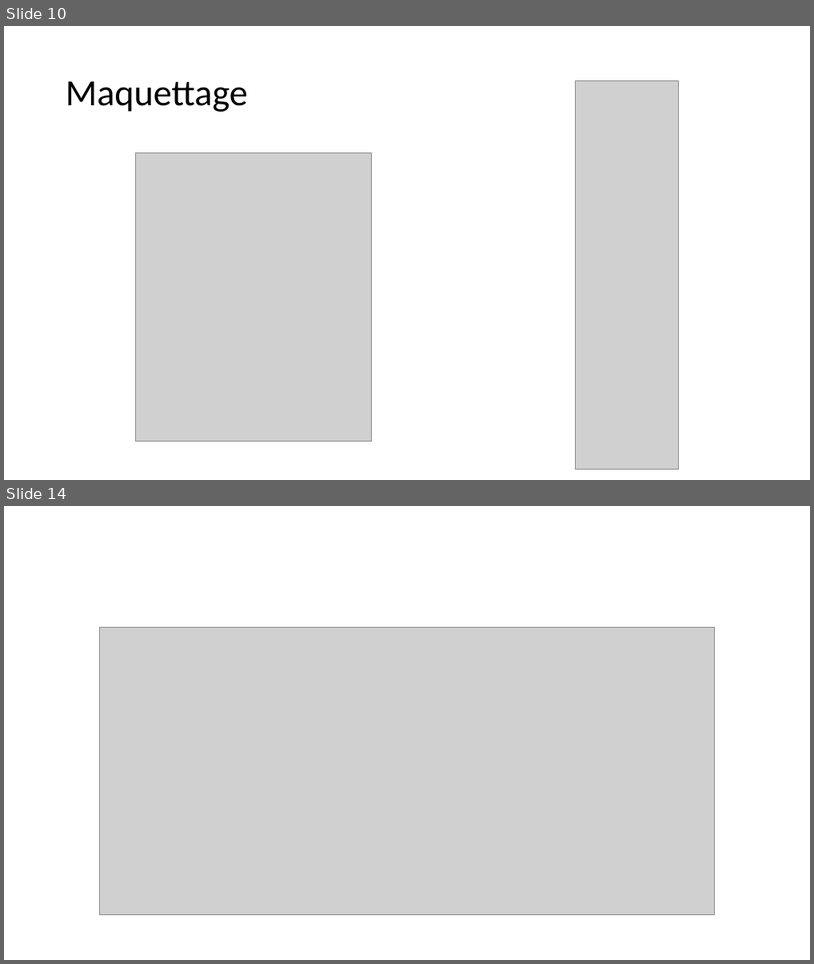
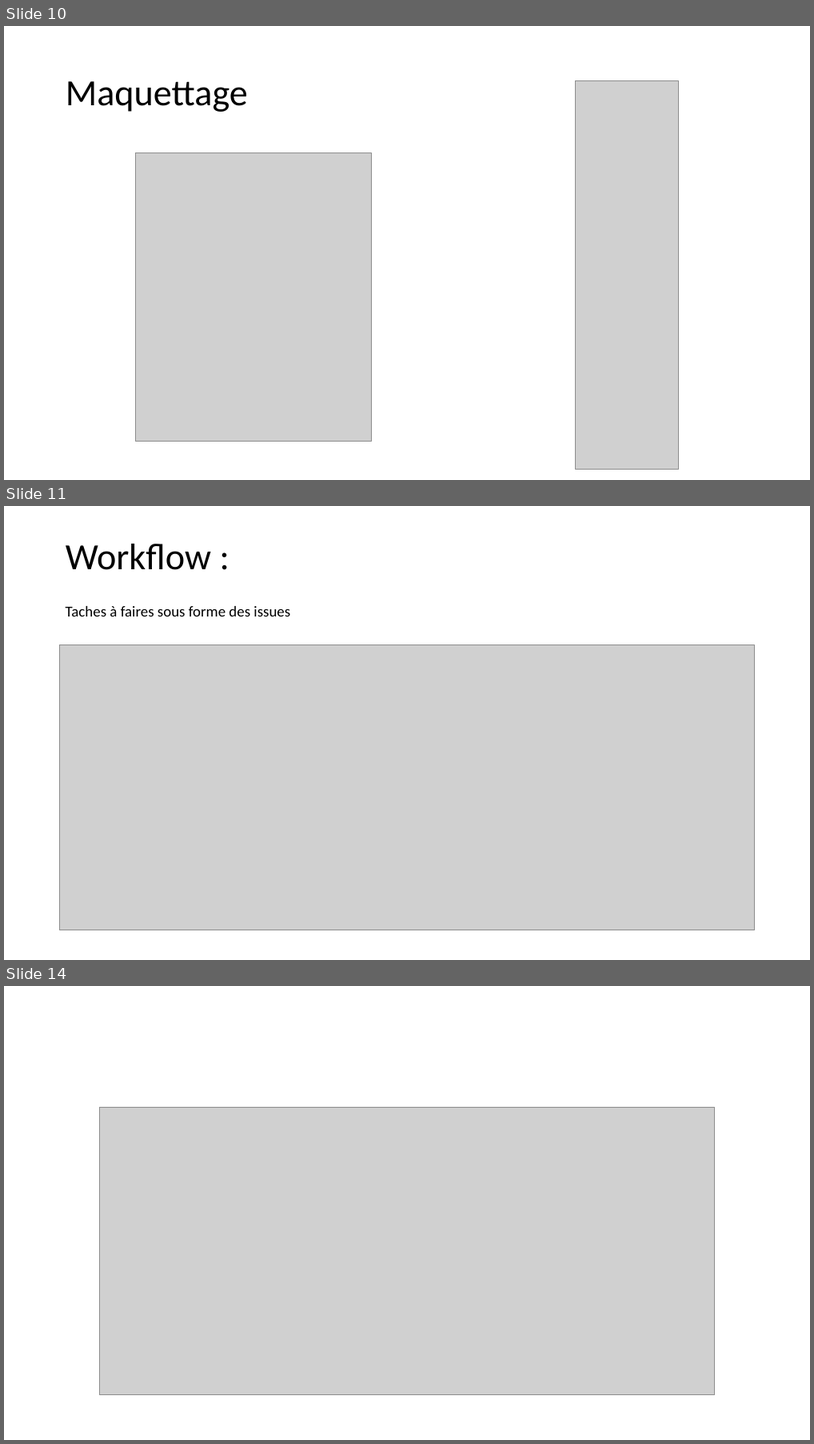
Before and after one commit to saidworks/fil_rouge, a slide deck: Presentation.pptx. Shown one above the other, each under a label of ours: slides 10 and 14 before the commit, slides 10, 11 and 14 after it; the slides between them are not shown. The pictures are 814x964 and 814x1444 pixels, drawn with LibreOffice and Linux fonts; fonts in the diff are those of the drawing; grey boxes stand for pictures. Boxes give left, top, right and bottom in pixels: in the first picture for what was removed or moved away, otherwise in the second. Text is boxed around its words. In the diff, an @@ line names an element or a change of style, - is before the commit and + after.

```diff
--- a/Presentation.pptx
+++ b/Presentation.pptx
@@ slide 11 added at (4,506,810,960), background #FFFFFF @@
@@ title added at (66,544,211,570), 44 pt, text #000000 @@
+Workflow :
@@ text added at (66,606,290,616), 18 pt, text #000000 @@
+Taches à faires sous forme des issues
@@ picture added at (60,645,755,930) @@
```
Also in this commit, not shown: 5 slides changed, 3 other slides added, 3 slides removed, 16 other files.
